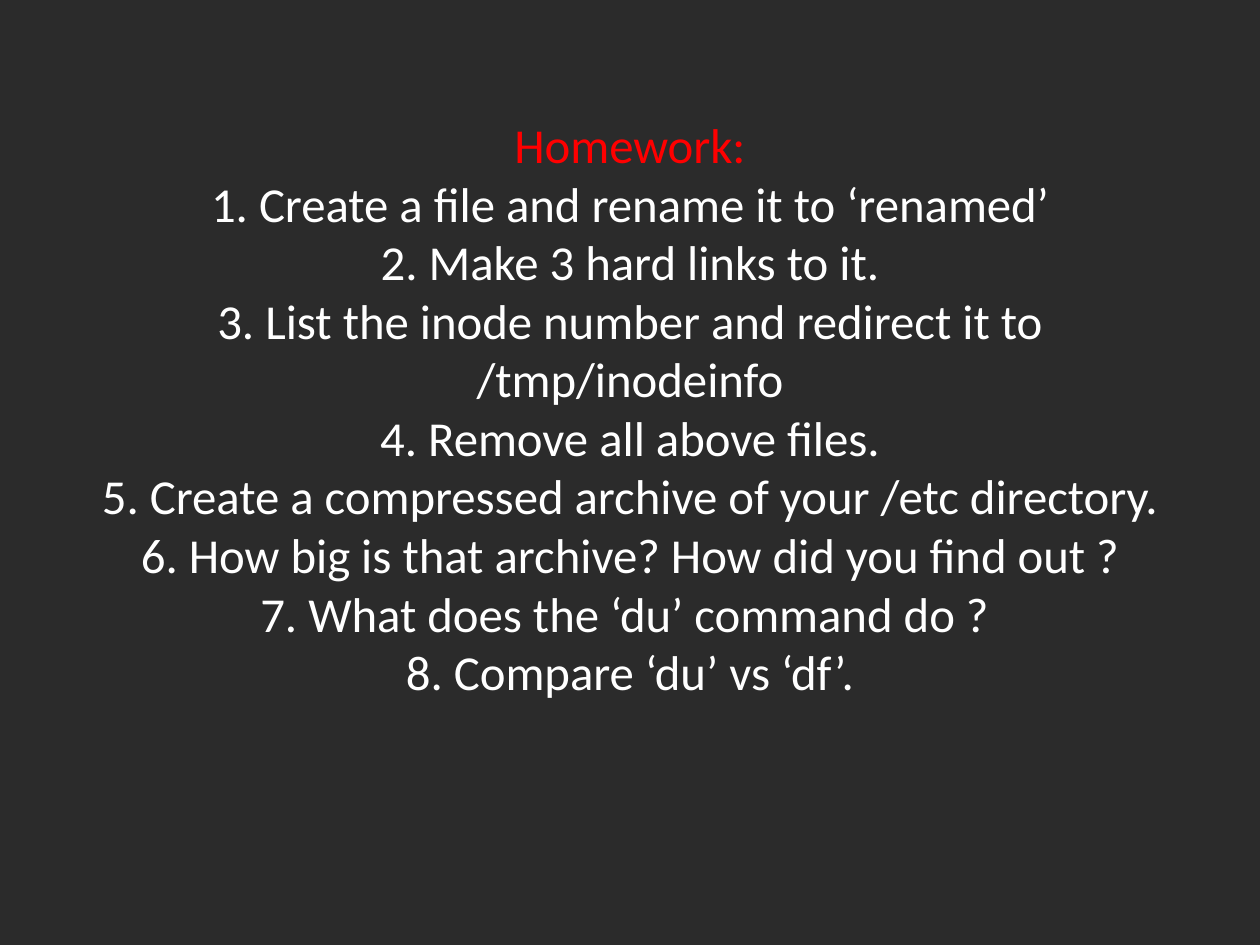
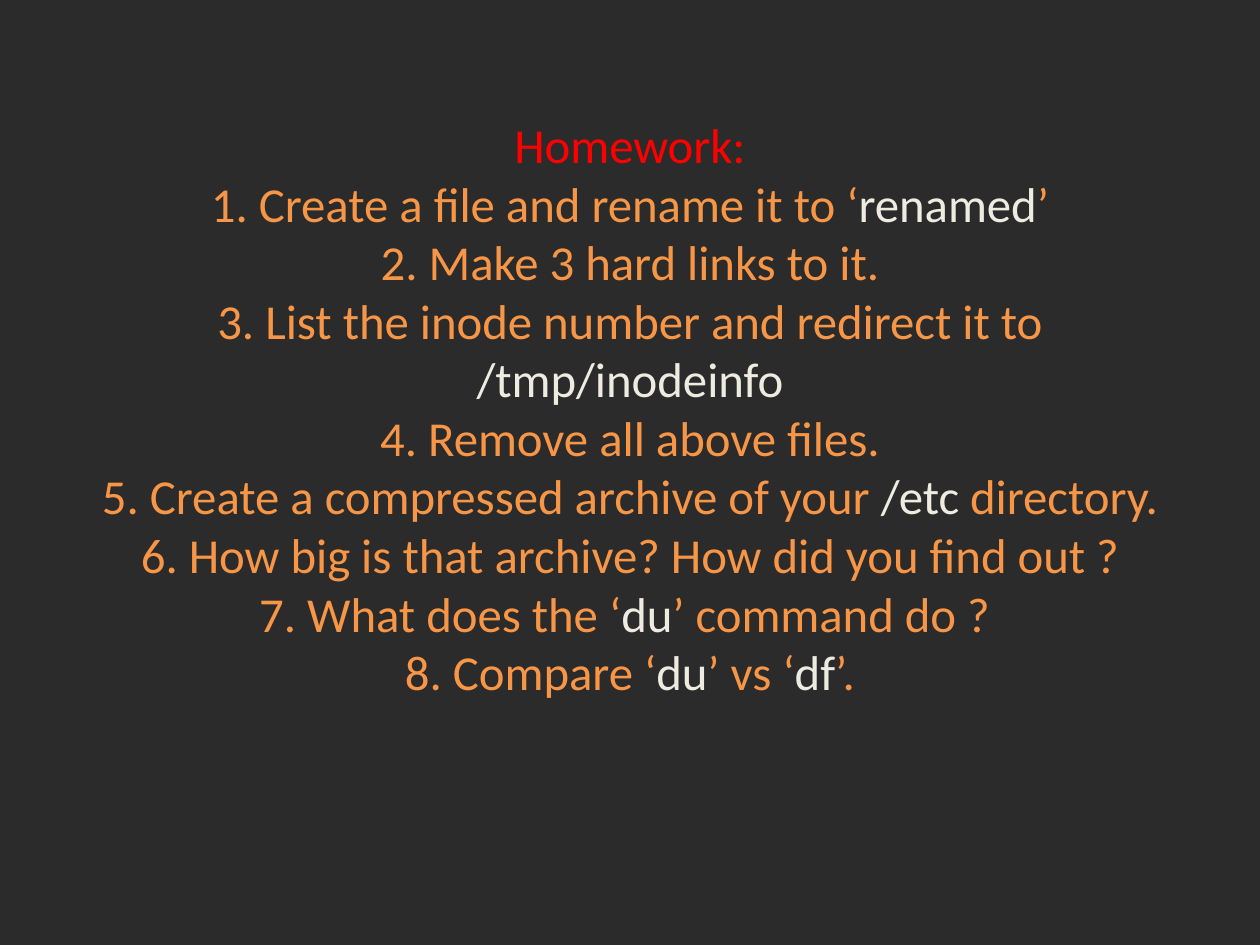
Before and after one commit to Academy-Soft-Intellect/Linux-Course, a slide deck: slide 15 of 03.FileSystem/03-FileSystem.pptx. Drawn at 1260x945 pixels with LibreOffice and Linux fonts; fonts in the diff are those of the drawing; background and template pictures are left out; a plain dark background stands for a picture behind light text. Boxes give left, top, right and bottom in pixels: in the first picture for what was removed or moved away, otherwise in the second. Text is boxed around its words. In the diff, an @@ line names an element or a change of style, - is before the commit and + after.

```diff
--- a/03.FileSystem/03-FileSystem.pptx
+++ b/03.FileSystem/03-FileSystem.pptx
@@ title "Homework: 1. Create a file ..." at [102, 129, 1158, 698]: text colour #FFFFFF to #F79646 in "1. Create a file and rename it ..."; text colour #FFFFFF to #EEECE1 in "‘renamed’ /tmp/inodeinfo /etc ‘du’ ‘du’ ‘df’." @@
```
Also in this commit, not shown: 3 other slides changed, 1 other file.
